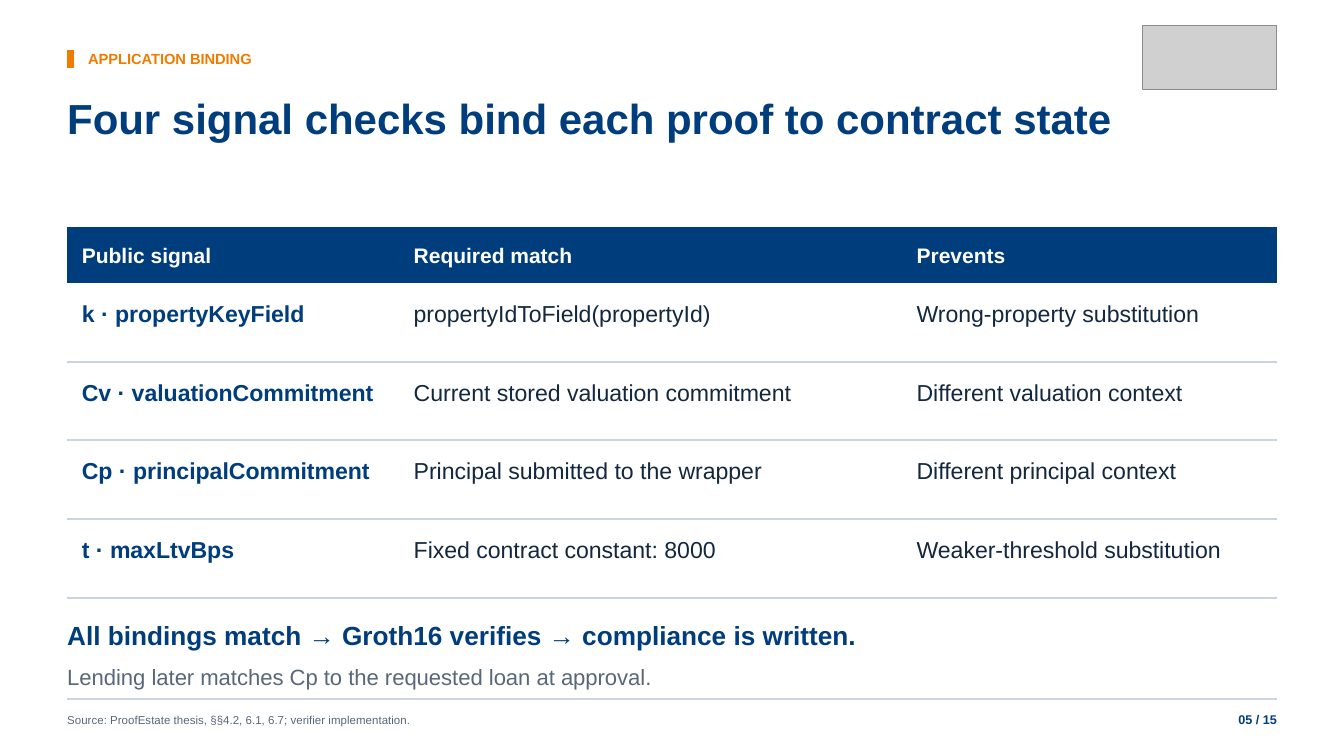
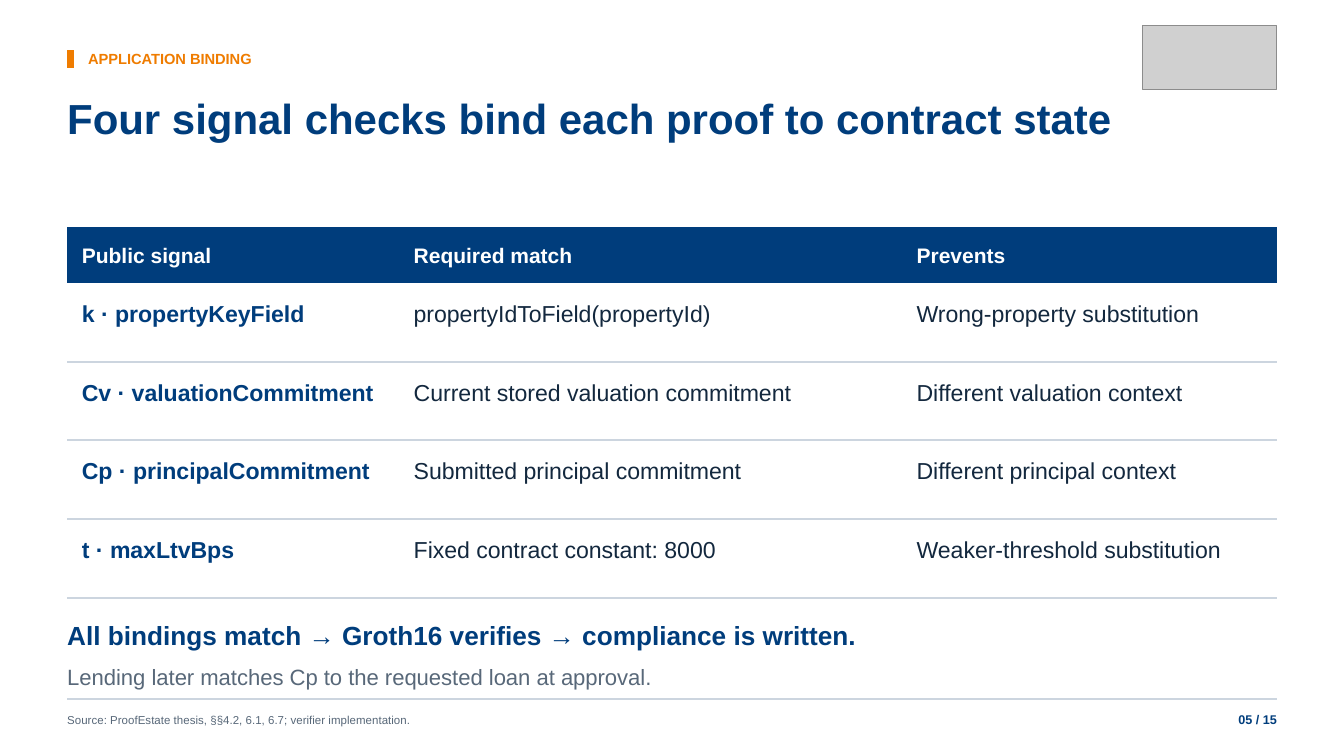
Before and after one commit to Alan42x/proofestate, a slide deck: slide 5 of slides/proofestate-nus-defense-presentation.pptx. Drawn at 1344x756 pixels with LibreOffice and Linux fonts; fonts in the diff are those of the drawing; grey boxes stand for pictures. Boxes give left, top, right and bottom in pixels: in the first picture for what was removed or moved away, otherwise in the second. Text is boxed around its words. In the diff, an @@ line names an element or a change of style, - is before the commit and + after.

```diff
--- a/slides/proofestate-nus-defense-presentation.pptx
+++ b/slides/proofestate-nus-defense-presentation.pptx
@@ text at bbox=[414, 462, 741, 484]: text changed @@
-Principal submitted to the wrapper
+Submitted principal commitment
```
Also in this commit, not shown: 10 other slides changed, 7 other files.
